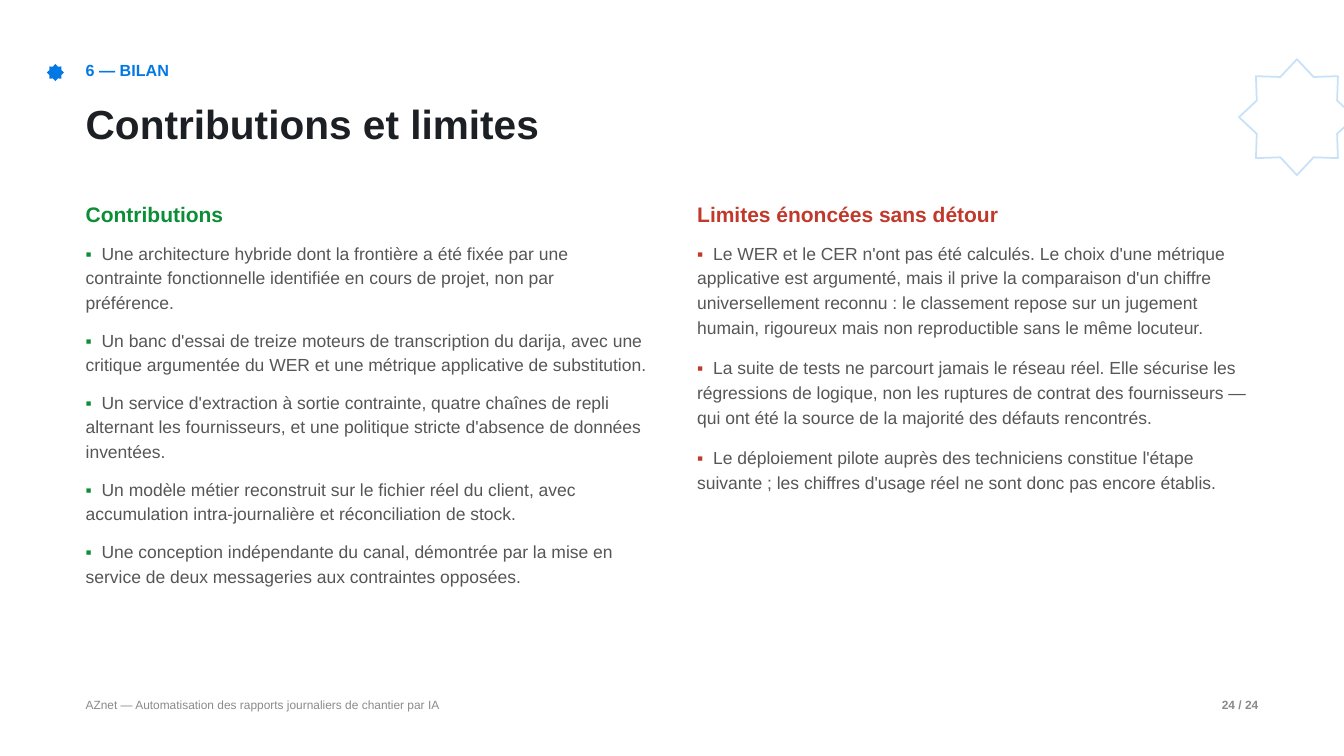
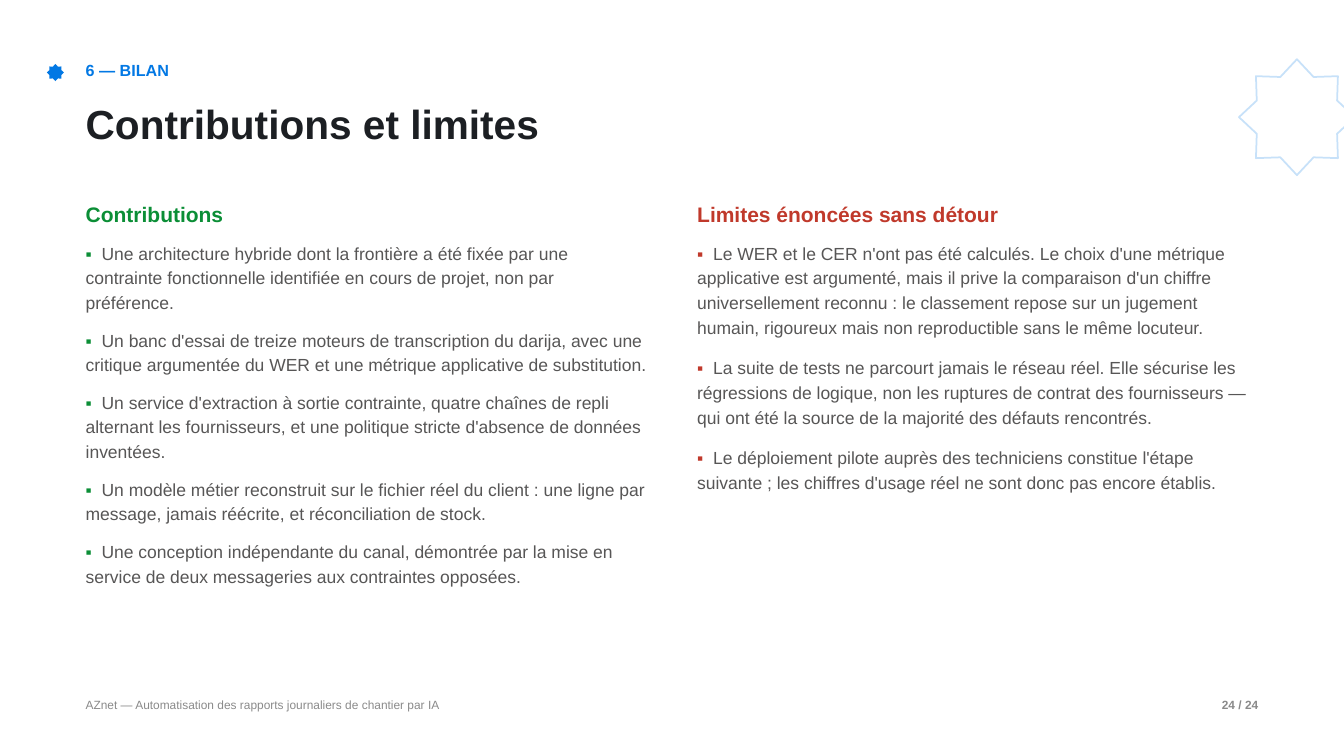
Before and after one commit to yassine808/PFE-aznet, a slide deck: slide 24 of Pres+report/Soutenance-PFE.pptx. Drawn at 1344x756 pixels with LibreOffice and Linux fonts; fonts in the diff are those of the drawing. Boxes give left, top, right and bottom in pixels: in the first picture for what was removed or moved away, otherwise in the second. Text is boxed around its words. In the diff, an @@ line names an element or a change of style, - is before the commit and + after.

```diff
--- a/Pres+report/Soutenance-PFE.pptx
+++ b/Pres+report/Soutenance-PFE.pptx
@@ text at (86,483,644,524): text changed @@
-▪ Un modèle métier reconstruit sur le fichier réel du client, avec accumulation intra-journalière et réconciliation de stock.
+▪ Un modèle métier reconstruit sur le fichier réel du client : une ligne par message, jamais réécrite, et réconciliation de stock.
```
Also in this commit, not shown: 4 other slides changed, 6 other files.
